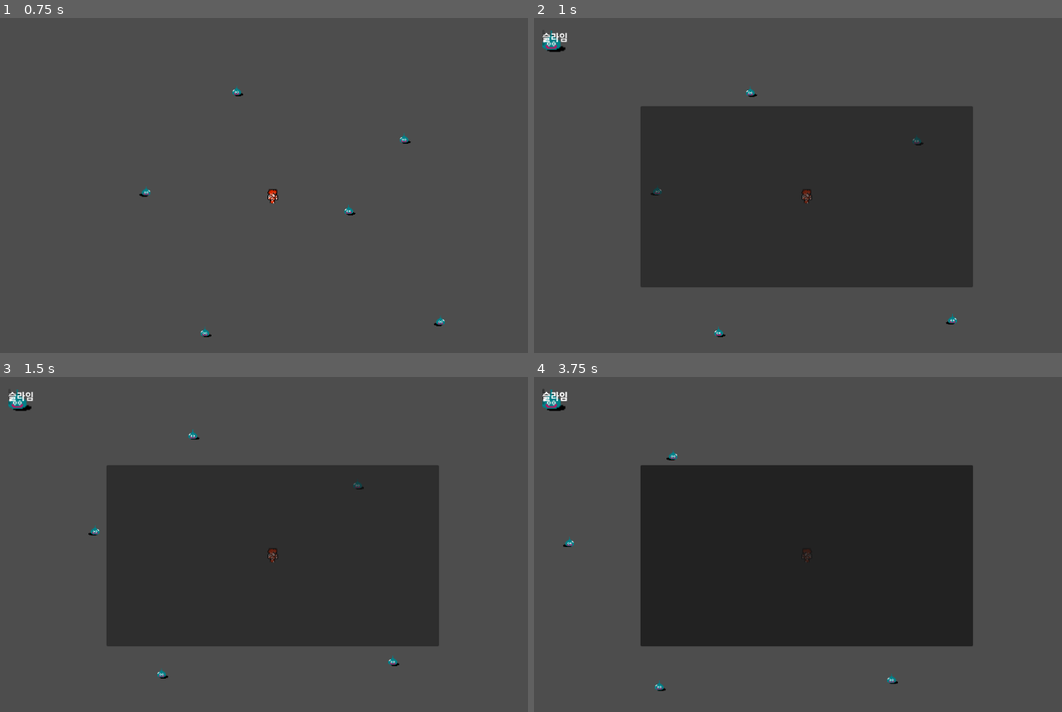
Above: before the commit, frames 1-4 (two rows, left to right).
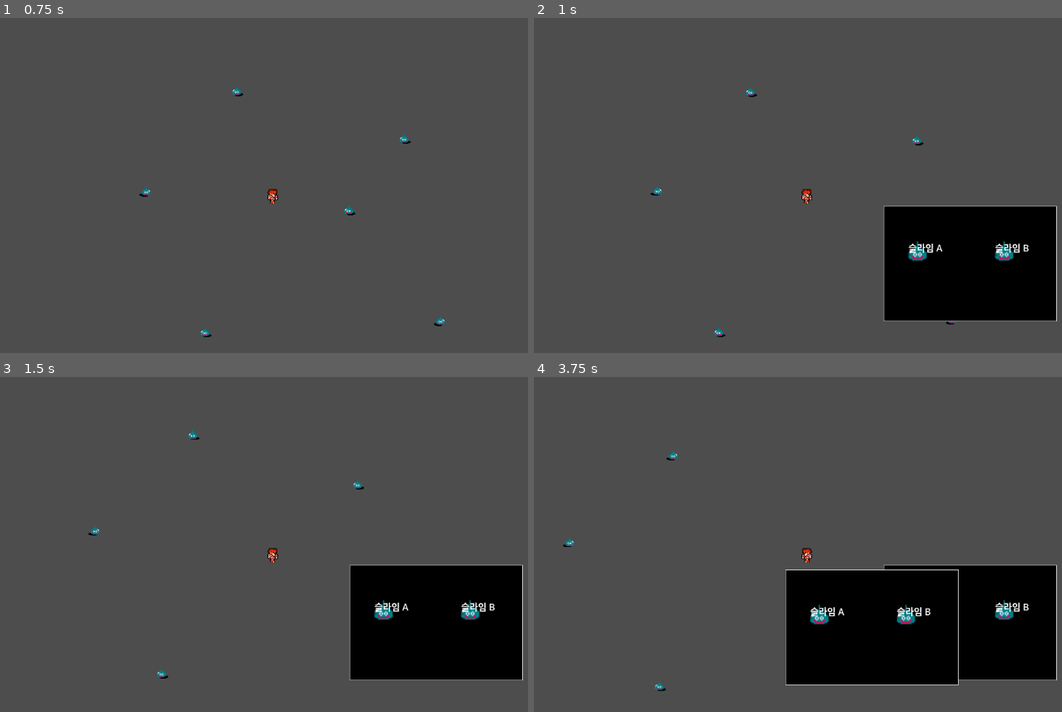
Above: after the commit, the same moments.

Repository: limmmmmmn/Appears-Appears
Game: Godot game, scene res://Scenes/Field/World.tscn
Same seed, same stepped clock (60 frames per second), same inputs: the game is played once before the commit and once after it.
Inputs:
- Up to frame 1 (0.75 s): tap Enter (ui_accept) at 0.5 s; hold Right (ui_right) from 0.53 s (still down)
- Up to frame 2 (1 s): keep holding Right (ui_right); tap Enter (ui_accept) at 0.77 s
- Up to frame 3 (1.5 s): release Right (ui_right) at 1.28 s; hold Down (ui_down) from 1.28 s (still down)
- Up to frame 4 (3.75 s): tap Enter (ui_accept) at 1.52, 3.02 s; release Down (ui_down) at 2.03 s; hold Right (ui_right) 2.03-2.78 s; hold Up (ui_up) 2.78-3.53 s; hold Left (ui_left) from 3.53 s (still down)

Frame 1 is identical in both runs. In frame 2, 41% of the frame differs, in the area x 1-100%, y 3-91%; in frame 3, 41%; in frame 4, 44%, in the area x 1-100%, y 3-93%.
Error after the commit: Invalid access to property or key 'current_hp' on a base object of type 'CharacterBody2D (Player.gd)'. (res://Scenes/Battle/BattleScene.gd:65)

Commit message:
field&battle

Diff:
--- /dev/null
+++ b/Components/BattleStageSystem.gd
@@ -0,0 +1,59 @@
+# res://Components/BattleStageSystem.gd
+class_name BattleStageSystem extends Node
+
+# 그림 그릴 도구들
+var unit_display_scene = preload("res://Scenes/Battle/UnitDisplay.tscn")
+var unit_visuals: Dictionary = {} # 데이터-그림 연결 장부
+
+# 그림이 그려질 캔버스 (BattleScene에서 주입받음)
+var container: Control
+
+# [기능 1] 적군들 무대에 배치하기 (드퀘 스타일 정렬)
+func setup_enemies(enemies: Array[BattleUnit]):
+	# 기존 그림들 싹 지우기 (초기화)
+	for child in container.get_children():
+		if child is UnitDisplay: child.queue_free()
+	unit_visuals.clear()
+
+	var enemy_count = enemies.size()
+	var container_width = container.size.x
+	var section_width = container_width / enemy_count
+
+	for i in range(enemy_count):
+		var unit = enemies[i]
+
+		# 좌표 계산 (가로 정렬)
+		var x_pos = (section_width * i) + (section_width / 2) - 32
+		var y_pos = (container.size.y / 2) - 40
+
+		_spawn_unit_display(unit, Vector2(x_pos, y_pos))
+
+# [내부 함수] 실제 생성
+func _spawn_unit_display(unit: BattleUnit, pos: Vector2):
+	# 적 데이터에서 스프라이트 가져오기 (데이터 구조에 따라 경로 수정 필요)
+	# 여기서는 unit.unit_name 등을 통해 이미지를 찾는다고 가정하거나
+	# BattleUnit 생성 시 sprite 정보를 같이 넘겨야 함.
+	# *간편함을 위해 지금은 BattleUnit에 sprite 변수가 없으니,
+	#  임시로 EnemyData를 BattleUnit이 들고 있게 하거나 외부에서 받아야 함.
+	#  -> 리팩토링 편의상: BattleUnit에 'visual_texture' 변수를 추가하는게 베스트!
+
+	var display = unit_display_scene.instantiate()
+	container.add_child(display)
+	display.position = pos
+
+	# ★ BattleUnit에 sprite 변수가 있다고 가정 (아래 설명 참조)
+	display.setup(unit.sprite, unit.unit_name, unit.max_hp)
+
+	unit_visuals[unit] = display
+
+# [기능 2] 애니메이션 재생기
+func play_attack(unit: BattleUnit):
+	if unit in unit_visuals:
+		unit_visuals[unit].play_attack_animation()
+
+func play_damage(unit: BattleUnit, damage: int, is_dead: bool):
+	if unit in unit_visuals:
+		var display = unit_visuals[unit]
+		display.update_hp(unit.current_hp)
+		display.play_damage_effect()
+		if is_dead: display.play_death()
--- /dev/null
+++ b/Components/WindowPositionComponent.gd
@@ -0,0 +1,32 @@
+# res://Components/WindowPositionComponent.gd
+class_name WindowPositionComponent extends Node
+
+# 움직일 대상 (인스펙터에서 BattleContainer를 넣어줄 겁니다)
+@export var target_control: Control
+@export var padding: float = 20.0 # 화면 끝에서 얼마나 띄울지
+
+# 1. 랜덤 위치로 이동시키는 기능
+func apply_random_position():
+	if not target_control:
+		push_error("이동할 타겟(Target Control)이 연결되지 않았습니다!")
+		return
+
+	# 앵커를 안전하게 'Top-Left'로 강제 초기화 (혹시 모르니까)
+	target_control.set_anchors_preset(Control.PRESET_TOP_LEFT)
+
+	var screen_size = get_viewport().get_visible_rect().size
+	var window_size = target_control.size
+
+	# 안전 구역 계산
+	var safe_x = screen_size.x - window_size.x - padding
+	var safe_y = screen_size.y - window_size.y - padding
+
+	# 랜덤 좌표
+	var rand_x = randf_range(padding, safe_x)
+	var rand_y = randf_range(padding, safe_y)
+
+	target_control.position = Vector2(rand_x, rand_y)
+
+# (나중에 추가 가능한 기능들)
+# func apply_center_position(): ...
+# func apply_grid_position(index): ...
--- a/Scenes/Battle/BattleScene.gd
+++ b/Scenes/Battle/BattleScene.gd
@@ -1,118 +1,71 @@
+# res://Scenes/Battle/BattleScene.gd (최종 리팩토링 버전)
 extends Node
 
 @onready var turn_system = $TurnSystem
-@onready var ui_container = $UI/BattleContainer
-
-# 화가(UnitDisplay) 연결 정보
-var unit_visuals: Dictionary = {}
-var unit_display_scene = preload("res://Scenes/Battle/UnitDisplay.tscn")
+@onready var stage_system = $BattleStageSystem # [New] 무대 관리자
+@onready var window_positioner = $WindowPositioner
 
 var allies: Array[BattleUnit] = []
 var enemies: Array[BattleUnit] = []
 var all_units: Array[BattleUnit] = []
 
 func _ready():
+	# 무대 관리자에게 캔버스(그림 그릴 곳) 알려주기
+	stage_system.container = $UI/BattleContainer
+
 	SignalBus.unit_damaged.connect(_on_unit_damaged)
-	SignalBus.log_message.connect(func(msg): print(msg))
 
-func start_battle(player_data: JobData, enemy_data: EnemyData):
-	# 1. 유닛 데이터 생성 (로직은 그대로)
+func start_battle(player_data: JobData, base_enemy_data: EnemyData):
+	# 1. 데이터 생성 (로직)
 	var player_unit = BattleUnit.new(player_data, false)
-	var enemy_unit = BattleUnit.new(enemy_data, true)
+	allies = [player_unit]
+	all_units = [player_unit]
 
-	allies.append(player_unit)
-	enemies.append(enemy_unit)
-	all_units = [player_unit, enemy_unit]
+	var enemy_count = randi_range(1, 3)
+	for i in range(enemy_count):
+		var enemy = BattleUnit.new(base_enemy_data, true)
+		enemy.unit_name = base_enemy_data.enemy_name + " " + String.chr(65 + i)
+		enemies.append(enemy)
+		all_units.append(enemy)
 
-	# 2. [변경] 드래곤 퀘스트 스타일: 적만 보여줍니다!
-	# 플레이어 디스플레이 생성 코드는 삭제했습니다.
+	# 2. [New] 무대 세팅은 '관리자'에게 위임! (좌표 계산 코드 삭제됨)
+	stage_system.setup_enemies(enemies)
 
-	# 적을 창 한가운데 배치 (창 크기가 300x150이라고 가정할 때 중앙)
-	# ui_container.size / 2 로 중앙을 잡고, 유닛 크기 절반을 빼면 정중앙
-	var center_pos = Vector2(150, 75) - Vector2(32, 40)
-	create_display(enemy_unit, enemy_data.sprite, center_pos)
-
-	# 3. [변경] 창 위치 랜덤 설정 (화면 여기저기!)
-	set_random_window_position()
-
-	# 4. 전투 시작! (자동)
+	# 3. 위치 및 턴 시작
+	if window_positioner: window_positioner.apply_random_position()
 	turn_system.turn_ready.connect(_on_turn_ready)
 	turn_system.initialize(all_units)
 
-# [New] 랜덤 위치 잡기 함수
-func set_random_window_position():
-	var screen_size = get_viewport().get_visible_rect().size
-	var window_size = ui_container.size
-
-	# 화면 밖으로 나가지 않게 안전 범위 계산
-	var safe_x = screen_size.x - window_size.x
-	var safe_y = screen_size.y - window_size.y
-
-	# 랜덤 좌표 생성
-	var random_x = randf_range(0, safe_x)
-	var random_y = randf_range(0, safe_y)
-
-	ui_container.position = Vector2(random_x, random_y)
-
-func create_display(unit: BattleUnit, texture: Texture2D, pos: Vector2):
-	var display = unit_display_scene.instantiate()
-	ui_container.add_child(display)
-	display.position = pos # 위에서 계산한 중앙 위치
-	display.setup(texture, unit.unit_name, unit.max_hp)
-	unit_visuals[unit] = display
-
-# [자동 전투 로직]
+# ------------------------------------------------------------------
+# 전투 흐름 (Flow)
 func _on_turn_ready(unit: BattleUnit):
 	await get_tree().create_timer(0.3).timeout
 
-	var targets = []
-	if unit.is_enemy:
-		targets = allies.filter(func(u): return u.current_hp > 0)
-	else:
-		targets = enemies.filter(func(u): return u.current_hp > 0)
+	# 타겟 선정
+	var targets = enemies if not unit.is_enemy else allies
+	targets = targets.filter(func(u): return u.current_hp > 0)
+	if targets.is_empty(): return
 
-	if targets.is_empty(): return
-	var target = targets.pick_random()
-	_execute_attack(unit, target)
+	_execute_attack(unit, targets.pick_random())
 
 func _execute_attack(attacker: BattleUnit, target: BattleUnit):
-	# 시각 효과: 공격자가 '보이는 녀석(적)'일 때만 애니메이션 재생
-	if attacker in unit_visuals:
-		unit_visuals[attacker].play_attack_animation()
+	# [New] 애니메이션도 관리자에게 "틀어줘!" 한마디면 끝
+	stage_system.play_attack(attacker)
 
-	# 플레이어가 공격할 땐, 적이 '맞는 효과'만 나오면 됨 (드퀘 스타일)
-	# 약간의 딜레이
 	await get_tree().create_timer(0.3).timeout
-
 	BattleManager.process_attack(attacker, target)
 
+	# 종료 체크 로직 (여긴 로직이라 남겨둠)
 	await get_tree().create_timer(0.3).timeout
-
-	if target.current_hp <= 0:
-		_finish_battle(target.is_enemy)
-
-func _finish_battle(is_victory: bool):
-	turn_system.stop()
-	await get_tree().create_timer(1.0).timeout
-
-	if is_victory:
-		print("🎉 몬스터 처치!")
-		queue_free()
-	else:
-		print("💀 도망쳐!")
-		queue_free()
+	if allies.all(func(u): return u.current_hp <= 0): _finish(false)
+	elif enemies.all(func(u): return u.current_hp <= 0): _finish(true)
 
 func _on_unit_damaged(target, amount, is_crit):
-	# [중요] 타겟이 '보이는 녀석(적)'일 때만 HP바 갱신
-	# 플레이어가 맞을 땐 전투창에 아무 변화 없음 (드퀘처럼!)
-	if target in unit_visuals:
-		var display = unit_visuals[target]
-		display.update_hp(target.current_hp)
-		display.play_damage_effect()
-		if target.current_hp <= 0:
-			display.play_death()
-	else:
-		# (선택) 플레이어가 맞았을 땐 화면 전체가 번쩍이거나,
-		# 필드 위의 캐릭터 위로 데미지 폰트가 뜨게 하면 좋습니다.
-		# 지금은 일단 로그만 찍힙니다.
-		pass
+	# [New] UI 업데이트도 관리자에게 위임
+	stage_system.play_damage(target, amount, target.current_hp <= 0)
+
+func _finish(is_victory):
+	turn_system.stop()
+	print("승리!" if is_victory else "패배...")
+	await get_tree().create_timer(1.0).timeout
+	queue_free()
--- a/Scenes/Battle/BattleScene.tscn
+++ b/Scenes/Battle/BattleScene.tscn
@@ -1,7 +1,16 @@
-[gd_scene load_steps=3 format=3 uid="uid://0j8edti3gv6c"]
+[gd_scene load_steps=6 format=3 uid="uid://0j8edti3gv6c"]
 
 [ext_resource type="Script" uid="uid://bhmdkbidn6nkj" path="res://Scenes/Battle/BattleScene.gd" id="1_u2duk"]
 [ext_resource type="Script" uid="uid://d36fpqfp2vm7q" path="res://Components/TurnSystem.gd" id="2_jaxsk"]
+[ext_resource type="Script" uid="uid://c03g4kjegv2x1" path="res://Components/WindowPositionComponent.gd" id="3_k6flv"]
+[ext_resource type="Script" uid="uid://pfvit0ulfd43" path="res://Components/BattleStageSystem.gd" id="4_nutpp"]
+
+[sub_resource type="StyleBoxFlat" id="StyleBoxFlat_k6flv"]
+bg_color = Color(0, 0, 0, 1)
+border_width_left = 1
+border_width_top = 1
+border_width_right = 1
+border_width_bottom = 1
 
 [node name="BattleScene" type="Node"]
 script = ExtResource("1_u2duk")
@@ -13,21 +22,23 @@
 
 [node name="BattleContainer" type="Control" parent="UI"]
 layout_mode = 3
+anchors_preset = 0
+offset_right = 300.0
+offset_bottom = 200.0
+size_flags_horizontal = 4
+
+[node name="Background" type="Panel" parent="UI/BattleContainer"]
+layout_mode = 1
 anchors_preset = 15
 anchor_right = 1.0
 anchor_bottom = 1.0
 grow_horizontal = 2
 grow_vertical = 2
-size_flags_horizontal = 4
+theme_override_styles/panel = SubResource("StyleBoxFlat_k6flv")
 
-[node name="Panel" type="Panel" parent="UI/BattleContainer"]
-layout_mode = 1
-anchors_preset = 15
-anchor_right = 1.0
-anchor_bottom = 1.0
-offset_left = 288.0
-offset_top = 167.0
-offset_right = -288.0
-offset_bottom = -167.0
-grow_horizontal = 2
-grow_vertical = 2
+[node name="WindowPositioner" type="Node" parent="." node_paths=PackedStringArray("target_control")]
+script = ExtResource("3_k6flv")
+target_control = NodePath("../UI/BattleContainer")
+
+[node name="BattleStageSystem" type="Node" parent="."]
+script = ExtResource("4_nutpp")
--- a/Scripts/Globals/BattleUnit.gd
+++ b/Scripts/Globals/BattleUnit.gd
@@ -12,6 +12,8 @@
 # 쿨타임 (턴제 시스템용)
 var cooldown: float = 0.0
 
+var sprite: Texture2D # [New] 내 사진
+
 # 생성자 (데이터를 넣으면 전투 유닛으로 변환)
 func _init(data, _is_enemy: bool):
 	is_enemy = _is_enemy
@@ -22,12 +24,14 @@
 		max_hp = data.max_hp
 		attack = data.attack
 		speed = data.speed
+		sprite = data.sprite # [추가] 사진 저장
 	else:
 		# JobData에서 가져오기
 		unit_name = data.job_name
 		max_hp = data.base_hp
 		attack = data.base_attack
 		speed = data.base_speed
+		sprite = data.sprite # [추가] 사진 저장
 
 	current_hp = max_hp
 	# 속도가 빠를수록 시작 쿨타임이 짧게 (랜덤성 추가)
Not shown, added: Components/BattleStageSystem.gd.uid
Not shown, added: Components/WindowPositionComponent.gd.uid
